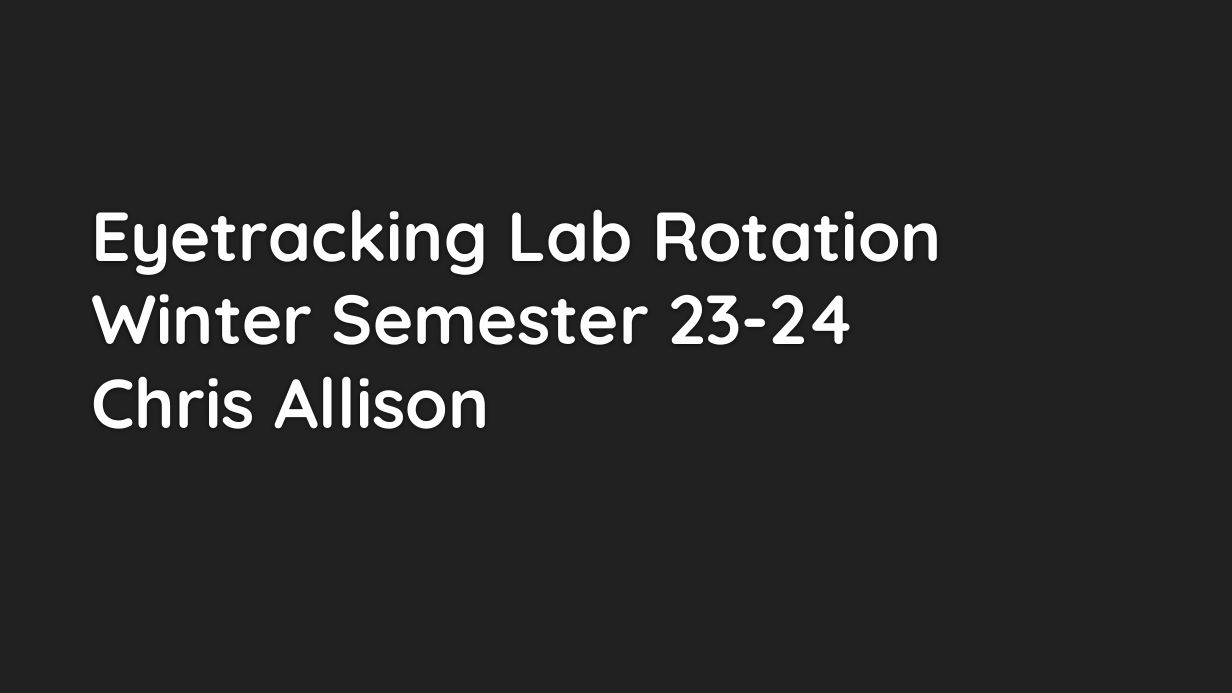
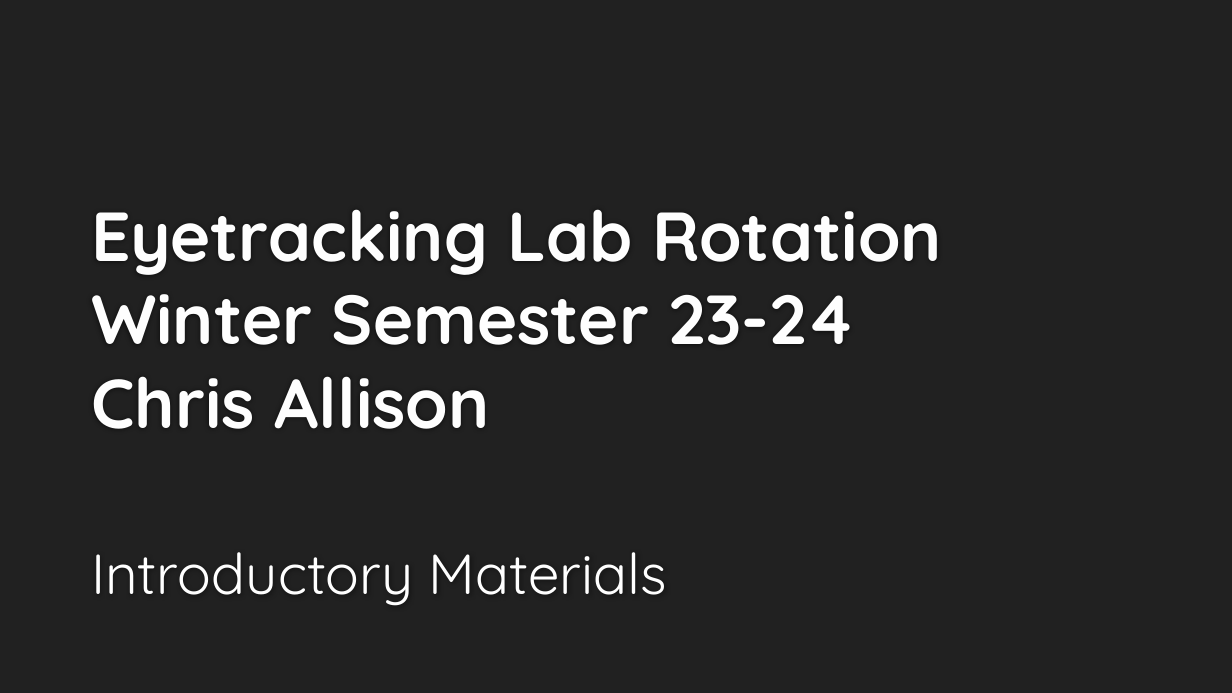
Before and after one commit to allisoct/ETLR23-24, a slide deck: slide 1 of slides/Day1.pptx. Drawn at 1232x693 pixels with LibreOffice and Linux fonts; fonts in the diff are those of the drawing; background and template pictures are left out. Boxes give left, top, right and bottom in pixels: in the first picture for what was removed or moved away, otherwise in the second. Text is boxed around its words. In the diff, an @@ line names an element or a change of style, - is before the commit and + after.

Commit message:
updates and slides

```diff
--- a/slides/Day1.pptx
+++ b/slides/Day1.pptx
@@ subtitle added at box(91, 552, 667, 606), 44 pt, text #FFFFFF @@
+Introductory Materials
```
Also in this commit, not shown: 5 other files.
